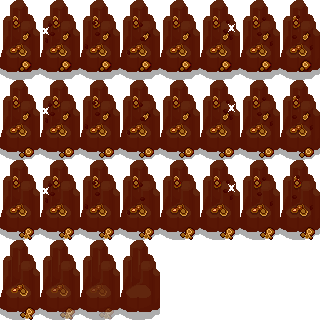
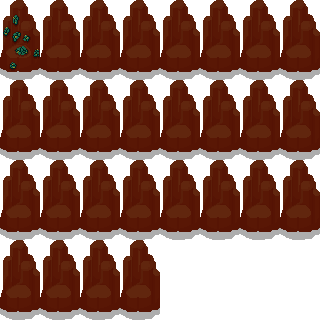
Layers edited between the first and the second 320px x 320px image:
hid "hit 01" over box(43, 15, 313, 215)
hid "fire agate" over box(9, 15, 315, 320)
added layer "turquoise" above "rock 01" over box(3, 14, 40, 71)
